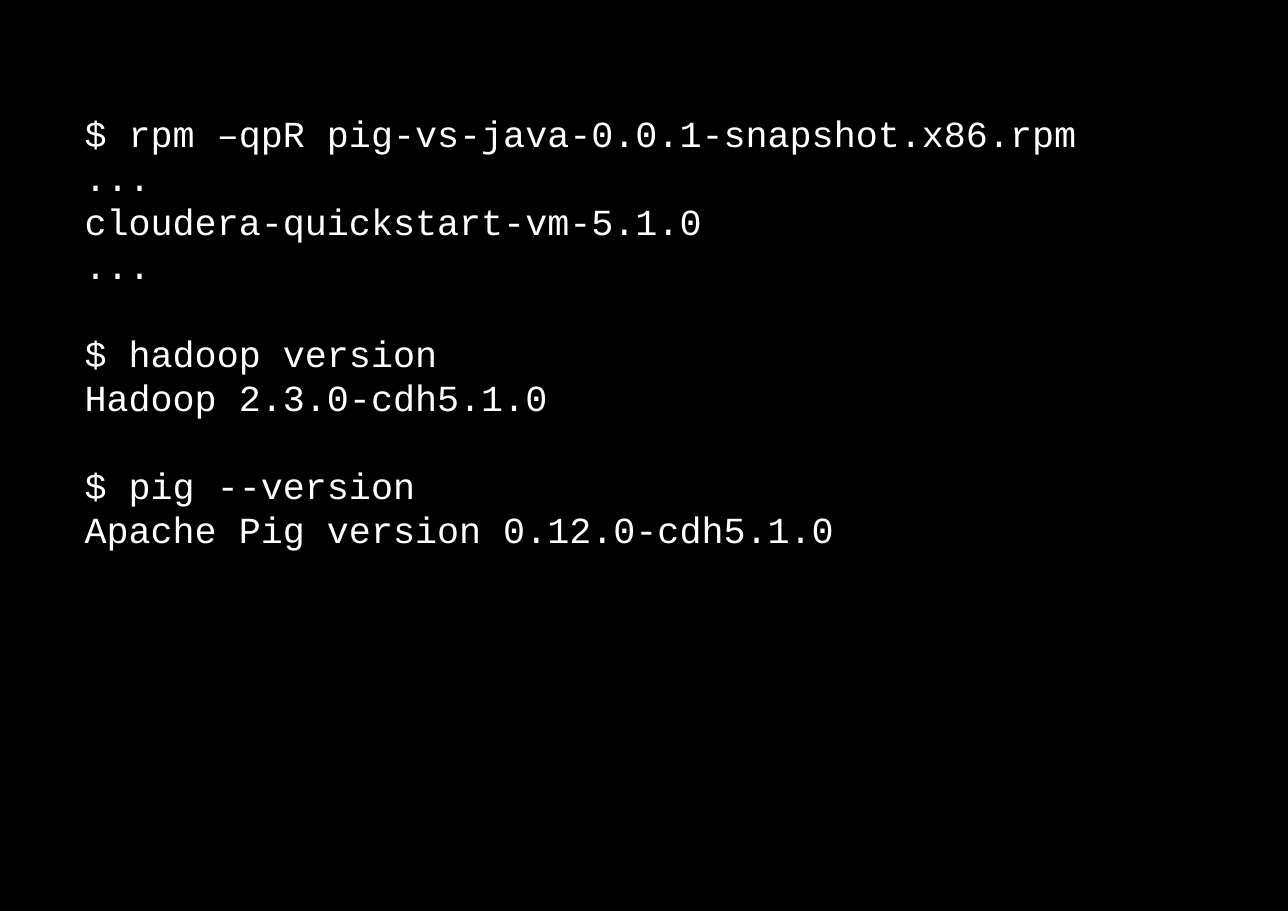
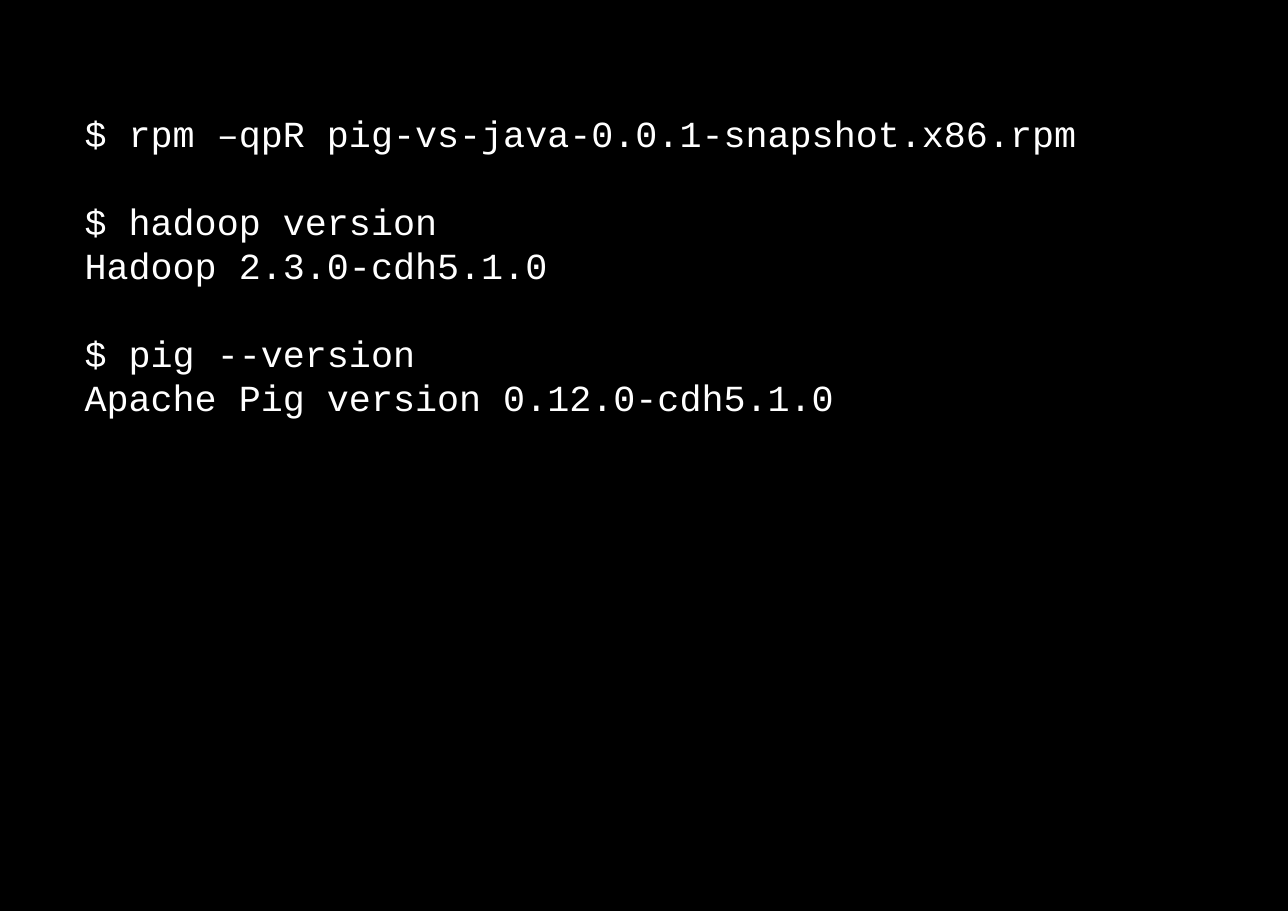
Before and after one commit to dzamurovic/coding-serbia-2014, a slide deck: slide 6 of coding-serbia.pptx. Drawn at 1288x911 pixels with LibreOffice and Linux fonts; fonts in the diff are those of the drawing. Boxes give left, top, right and bottom in pixels: in the first picture for what was removed or moved away, otherwise in the second. Text is boxed around its words. In the diff, an @@ line names an element or a change of style, - is before the commit and + after.

Commit message:
Working on presentation.

```diff
--- a/coding-serbia.pptx
+++ b/coding-serbia.pptx
@@ rectangle "$ rpm –qpR pig-vs-java-0.0.1-snapshot.x86.rpm" resized from (x1=63, y1=100, x2=1234, y2=567) to (x1=63, y1=100, x2=1234, y2=434) @@
@@ text in rectangle at (x1=85, y1=209, x2=702, y2=243): paragraphs removed @@
-...
-cloudera-quickstart-vm-5.1.0
-...
```
Also in this commit, not shown: 1 slide added.
